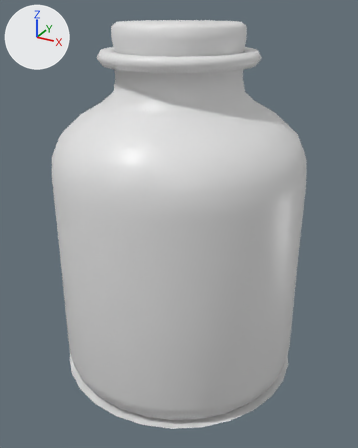
Renders of the FBX model ghost_jar/GhostJar_UGC.fbx from each side of a commit.
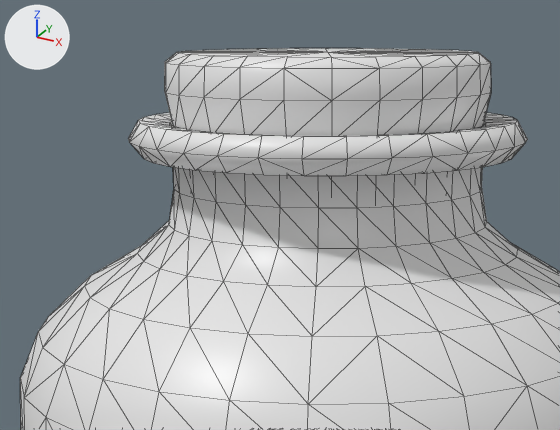
There are two pictures of each version: one whole from a camera (50 mm lens) standing at (0.773, -1.406, 1.225) and looking at (0.012, -0.022, 0.533), one close up on the part from 12% to 77% of the width and 0% to 40% of the height. Every picture has the same lights, and +X, +Y and +Z are marked at upper left. The older version's two pictures come first. The close-ups show mesh edges as thin lines. Vertices at exactly the same position are counted once.

Script lines for the objects in view, before the commit:
```python
me_ghostjar_ugc = bpy.data.meshes.new('GhostJar_UGC')
me_ghostjar_ugc.from_pydata(...)  # 1663 vertices, 3176 faces; spans x -0.424..0.424, y -0.424..0.424, z 0.0..1.183
me_ghostjar_ugc.materials.append(mat_ghostjar_mat)  # white #e7e7e7
ob_ghostjar_ugc = bpy.data.objects.new('GhostJar_UGC', me_ghostjar_ugc)
ob_ghostjar_ugc.location = (0.0, 0.0, 0.0)
```
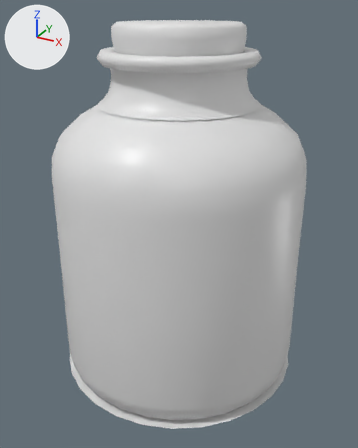
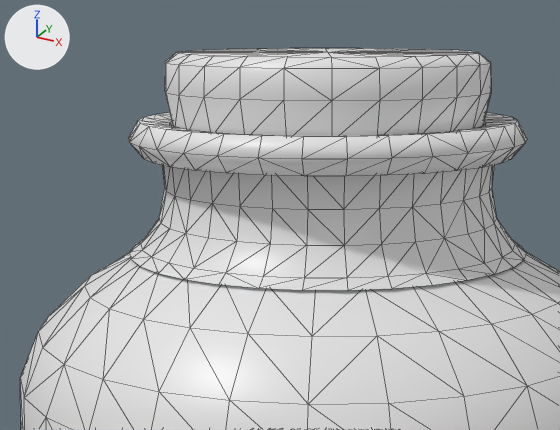
What differs and where, as boxes [x1, y1, x2, y2] in the close-ups (560 x 430 px):
part 1 of me_ghostjar_ugc, added: after [129, 165, 527, 290]

Patch to the scene script:
```diff
--- a/ghost_jar/GhostJar_UGC.fbx.py
+++ b/ghost_jar/GhostJar_UGC.fbx.py
@@ me_ghostjar_ugc @@
 # used by ob_ghostjar_ugc; location = (0.0, 0.0, 0.0)
-me_ghostjar_ugc.from_pydata(...)  # 1663 vertices, 3176 faces; spans x -0.424..0.424, y -0.424..0.424, z 0.0..1.183
+me_ghostjar_ugc.from_pydata(...)  # 1823 vertices, 3432 faces; spans x -0.424..0.424, y -0.424..0.424, z 0.0..1.183
+# me_ghostjar_ugc part 1: a new loose piece of 160 vertices spanning x -0.26..0.26, y -0.26..0.26, z 0.942..1.067, in mat_ghostjar_mat (white #e7e7e7)
 me_ghostjar_ugc.materials.append(mat_ghostjar_mat)
```
